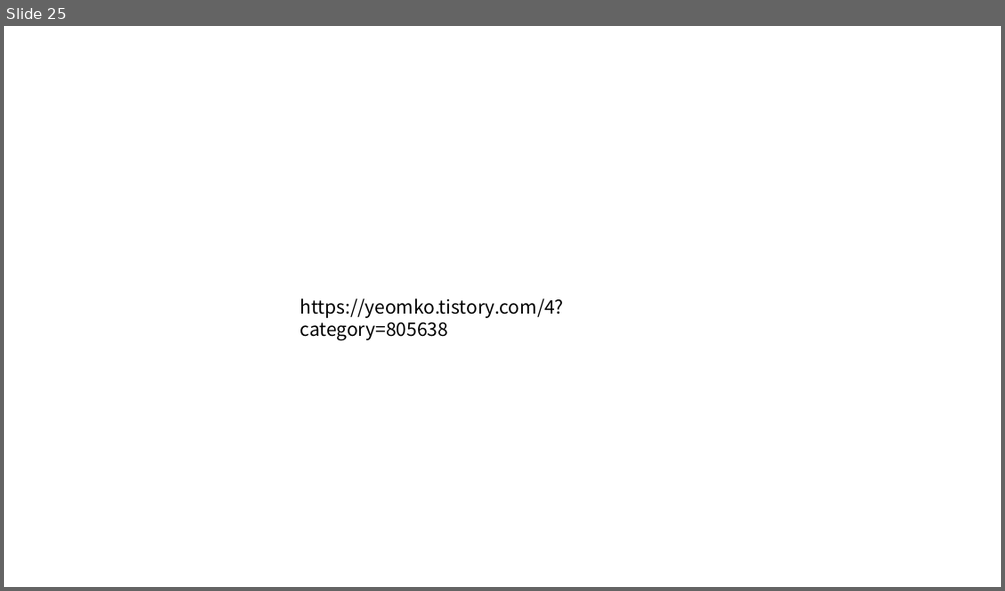
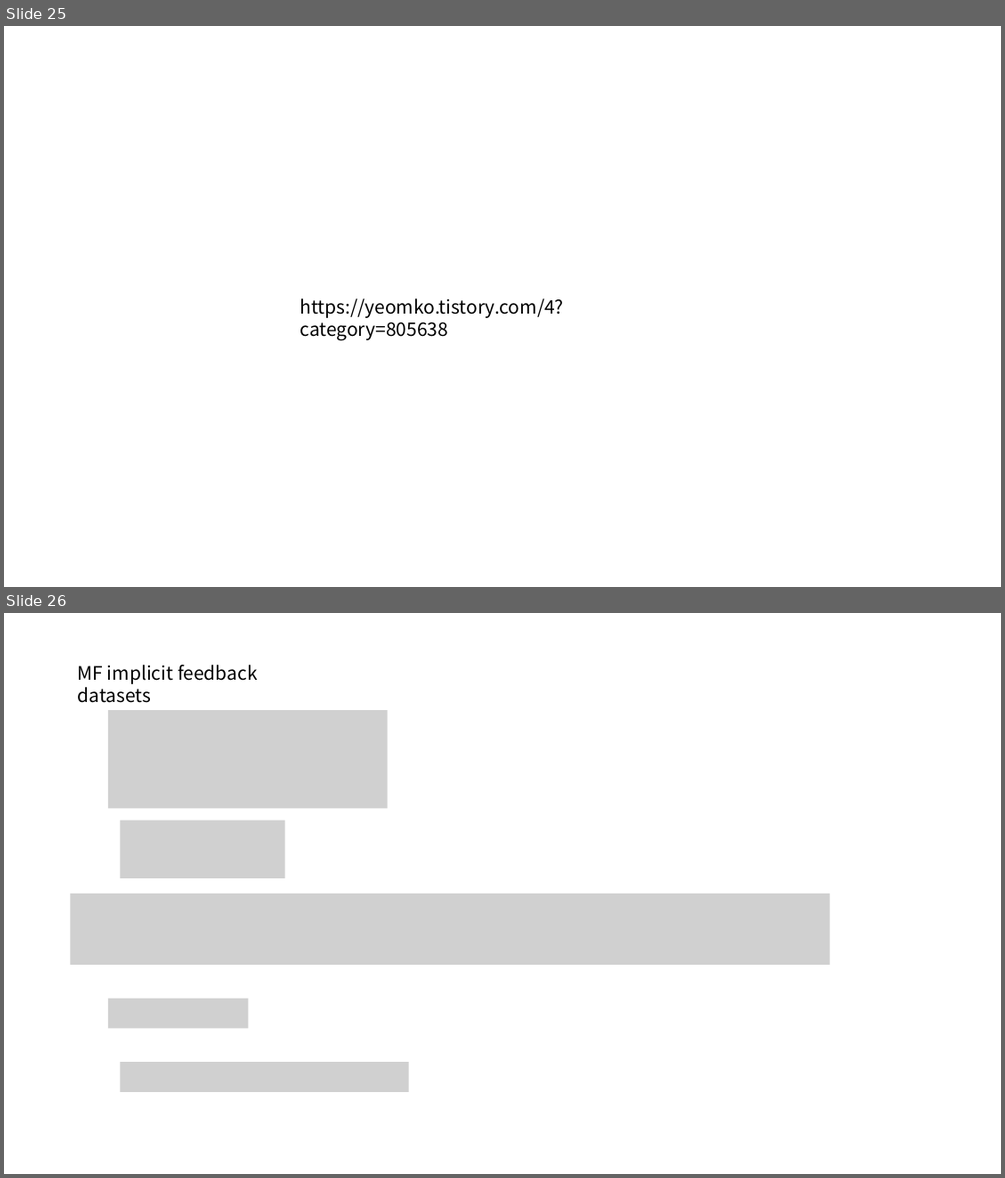
Before and after one commit to kangheeyong/2019-2, a slide deck: PRML/(20191029)Matrix_Fatorization.pptx. Shown one above the other, each under a label of ours: slide 25 before the commit, slides 25 and 26 after it. The pictures are 1005x591 and 1005x1178 pixels, drawn with LibreOffice and Linux fonts; fonts in the diff are those of the drawing; grey boxes stand for pictures. Boxes give left, top, right and bottom in pixels: in the first picture for what was removed or moved away, otherwise in the second. Text is boxed around its words. In the diff, an @@ line names an element or a change of style, - is before the commit and + after.

```diff
--- a/PRML/(20191029)Matrix_Fatorization.pptx
+++ b/PRML/(20191029)Matrix_Fatorization.pptx
@@ slide 26 added at [4, 613, 1001, 1174], background #FFFFFF @@
@@ text added at [78, 665, 258, 703], 18 pt, text #000000 @@
+MF implicit feedback datasets
@@ picture added at [108, 710, 388, 808] @@
@@ picture added at [120, 820, 285, 878] @@
@@ picture added at [71, 893, 830, 965] @@
@@ picture added at [108, 998, 249, 1028] @@
@@ picture added at [120, 1062, 409, 1092] @@
```
Also in this commit, not shown: 1 other slide added, 3 other files.
